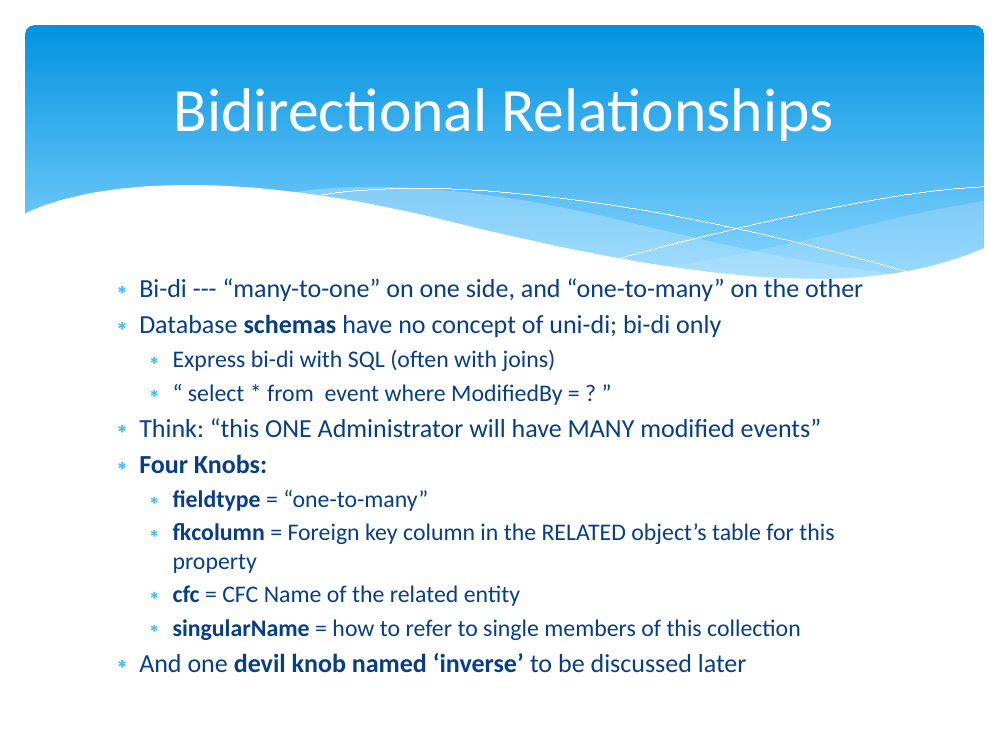
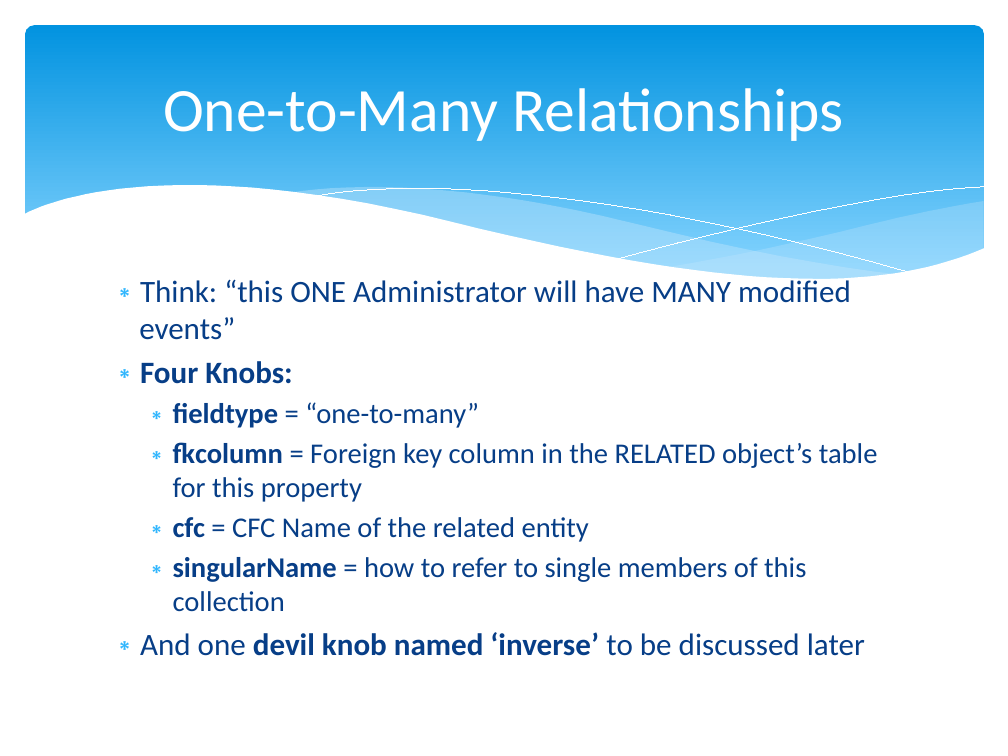
Before and after one commit to marcesher/mxunit-cfmeetups, a slide deck: slide 30 of CFObjective_ORMZen/preso/orm_zen.ppt.pptx (slide 35 before the commit). Drawn at 1008x756 pixels with LibreOffice and Linux fonts; fonts in the diff are those of the drawing. Boxes give left, top, right and bottom in pixels: in the first picture for what was removed or moved away, otherwise in the second. Text is boxed around its words. In the diff, an @@ line names an element or a change of style, - is before the commit and + after.

```diff
--- a/CFObjective_ORMZen/preso/orm_zen.ppt.pptx
+++ b/CFObjective_ORMZen/preso/orm_zen.ppt.pptx
@@ title at (x1=163, y1=88, x2=844, y2=141): text changed @@
-Bidirectional Relationships
+One-to-Many Relationships
@@ text "Think: “this ONE Administrator will ..." at (x1=139, y1=276, x2=878, y2=656): size 18.6 to 22.2 pt in "Think: “this ONE Administrator will have MANY ...", "Four Knobs:", "And one devil knob named ‘inverse’ to ..."; size 17.1 to 20.4 pt in "fieldtype = “one-to-many”", "fkcolumn = Foreign key column in the ...", "cfc = CFC Name of the related ...", "singularName = how to refer to single ..." @@
@@ text at (x1=139, y1=276, x2=863, y2=405): paragraphs removed @@
-∗ Bi-di --- “many-to-one” on one side, and “one-to-many” on the other
-∗ Database schemas have no concept of uni-di; bi-di only
-  ∗ Express bi-di with SQL (often with joins)
-  ∗ “ select * from event where ModifiedBy = ? ”
```
Also in this commit, not shown: 19 other slides changed, 2 slides added, 4 slides removed, 1 other file.
